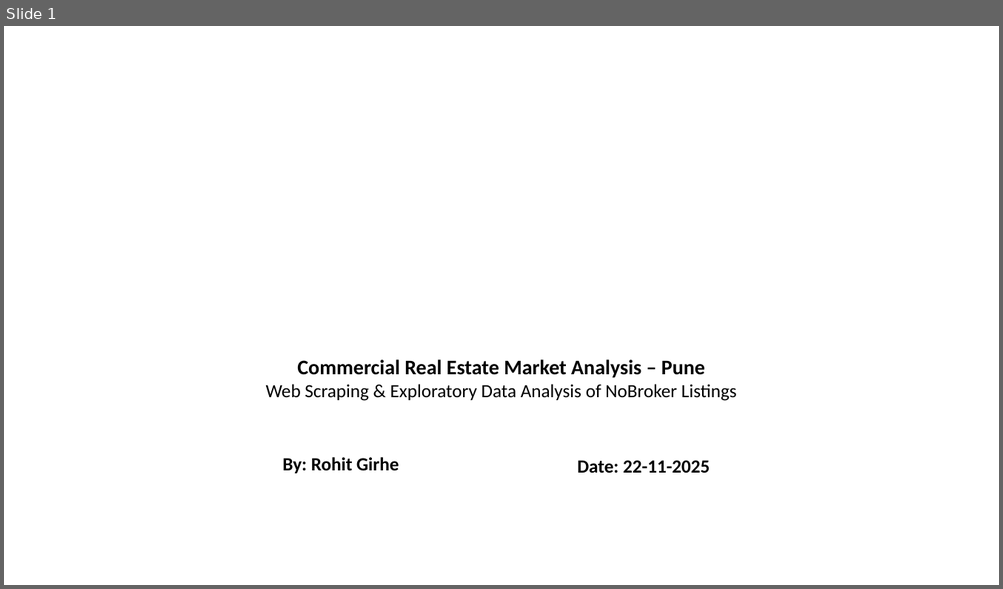
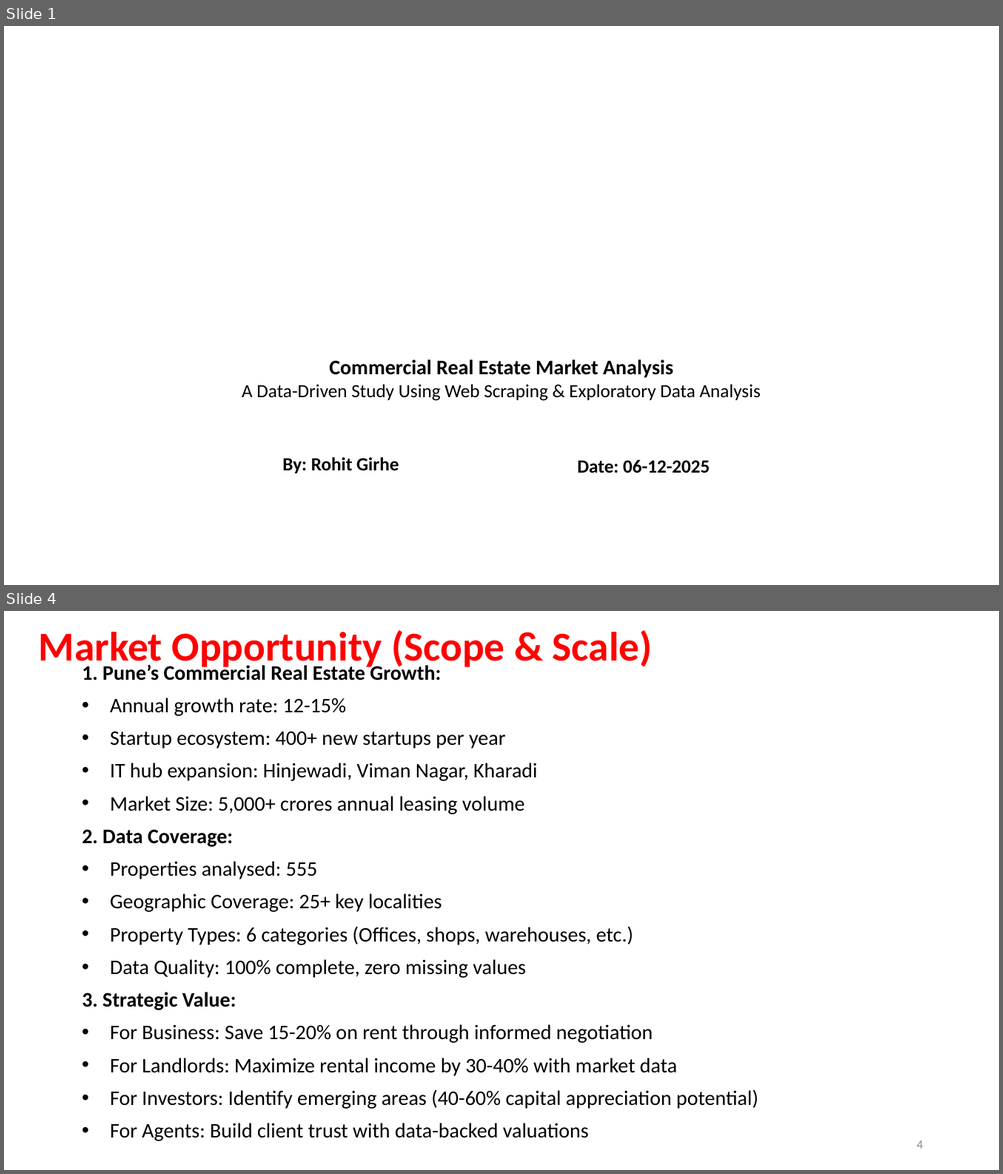
Before and after one commit to Rohit-Girhe/Web-Scrapping-Project, a slide deck: Webscrapping.pptx. Shown one above the other, each under a label of ours: slide 1 before the commit, slides 1 and 4 after it; the slides between them are not shown. The pictures are 1003x589 and 1003x1174 pixels, drawn with LibreOffice and Linux fonts; fonts in the diff are those of the drawing; background and template pictures are left out. Boxes give left, top, right and bottom in pixels: in the first picture for what was removed or moved away, otherwise in the second. Text is boxed around its words. In the diff, an @@ line names an element or a change of style, - is before the commit and + after.

```diff
--- a/Webscrapping.pptx
+++ b/Webscrapping.pptx
@@ slide 4 added at (x1=4, y1=611, x2=999, y2=1170), background #FFFFFF @@
@@ title added at (x1=39, y1=630, x2=652, y2=671), 39.6 pt, text #FF0000, bold @@
+Market Opportunity (Scope & Scale)
@@ text added at (x1=82, y1=662, x2=758, y2=1142), 20 pt, text #000000 @@
+1. Pune’s Commercial Real Estate Growth:
+• Annual growth rate: 12-15%
+• Startup ecosystem: 400+ new startups per year
+• IT hub expansion: Hinjewadi, Viman Nagar, Kharadi
+• Market Size: 5,000+ crores annual leasing volume
+2. Data Coverage:
+• Properties analysed: 555
+• Geographic Coverage: 25+ key localities
+• Property Types: 6 categories (Offices, shops, warehouses, etc.)
+• Data Quality: 100% complete, zero missing values
+3. Strategic Value:
+• For Business: Save 15-20% on rent through informed negotiation
+• For Landlords: Maximize rental income by 30-40% with market data
+• For Investors: Identify emerging areas (40-60% capital appreciation potential)
+• For Agents: Build client trust with data-backed valuations
@@ page number added at (x1=916, y1=1141, x2=922, y2=1149), 12 pt, text #888888 @@
+4
@@ slide 1 changed as well @@
@@ text at (x1=242, y1=360, x2=760, y2=401): text changed @@
-Commercial Real Estate Market Analysis – Pune
-Web Scraping & Exploratory Data Analysis of NoBroker Listings
+Commercial Real Estate Market Analysis
+A Data-Driven Study Using Web Scraping & Exploratory Data Analysis
@@ text at (x1=577, y1=460, x2=709, y2=474): text changed @@
-Date: 22-11-2025
+Date: 06-12-2025
```
Also in this commit, not shown: 1 other slide changed, 13 other slides added, 20 slides removed, 22 other files.
